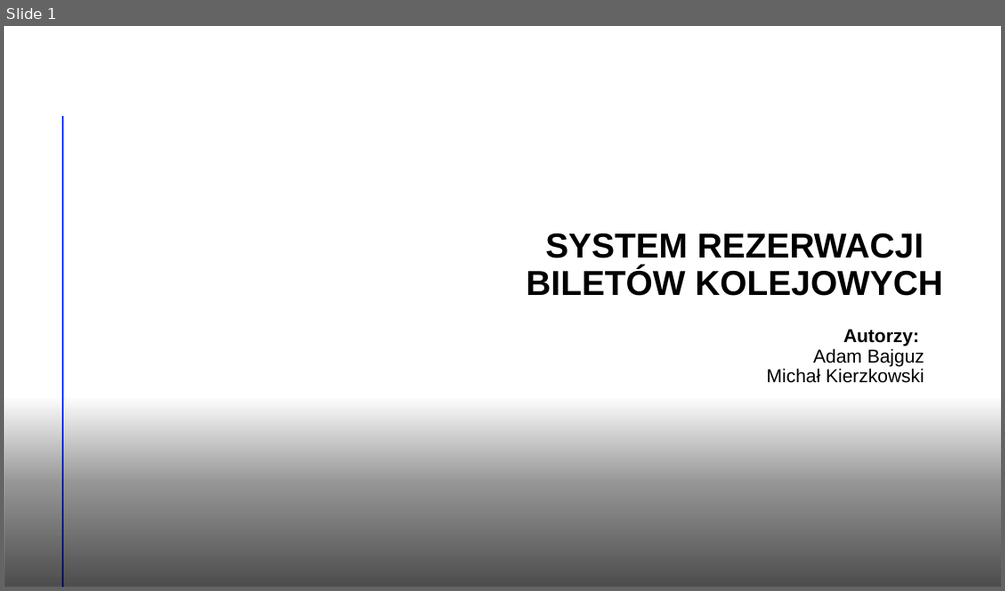
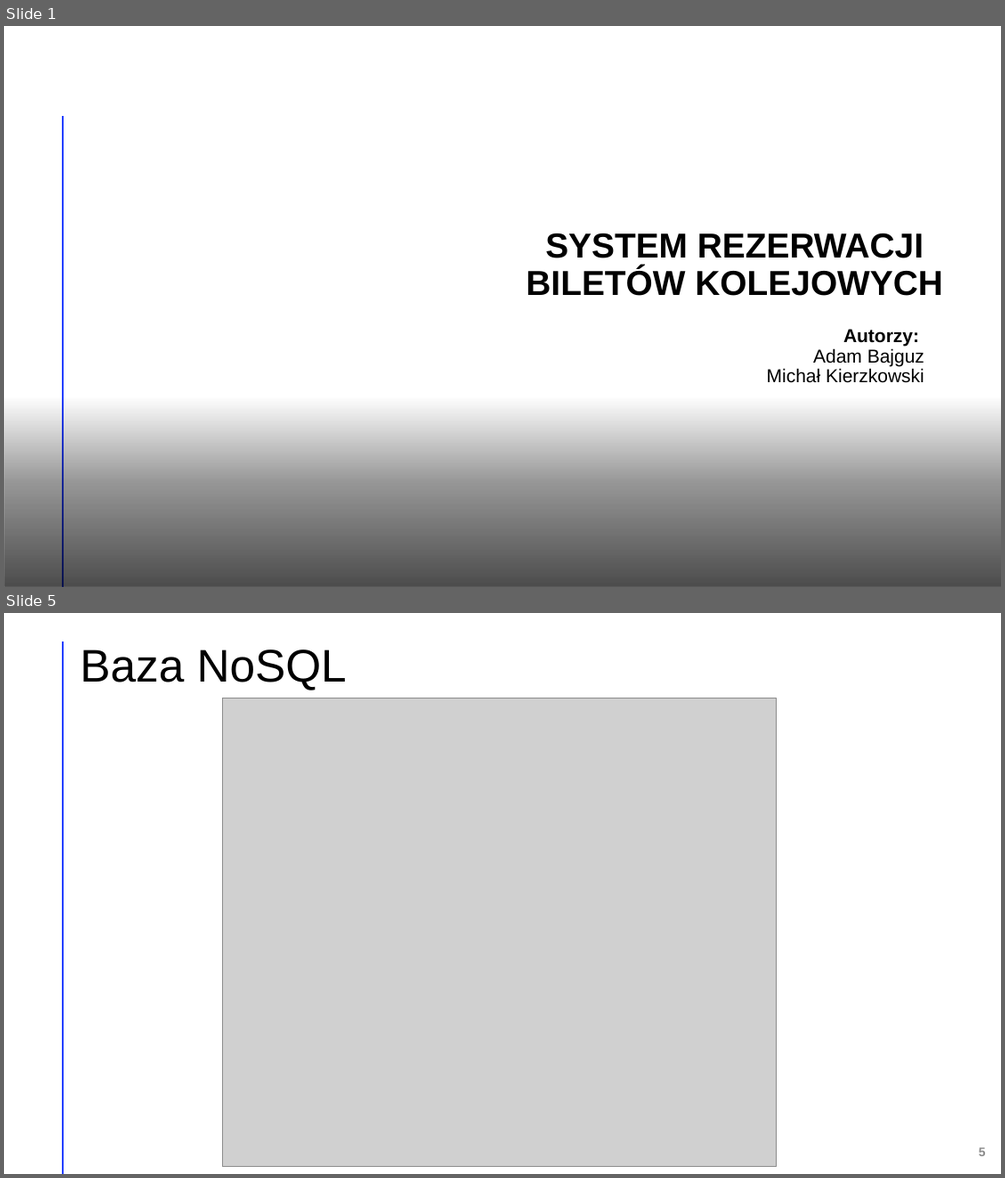
Before and after one commit to adambajguz/TrainsOnline, a slide deck: docs/Prezentacja Bajguz Kierzkowski.pptx. Shown one above the other, each under a label of ours: slide 1 before the commit, slides 1 and 5 after it; the slides between them are not shown. The pictures are 1005x591 and 1005x1178 pixels, drawn with LibreOffice and Linux fonts; fonts in the diff are those of the drawing; grey boxes stand for pictures; background and template pictures are left out. Boxes give left, top, right and bottom in pixels: in the first picture for what was removed or moved away, otherwise in the second. Text is boxed around its words. In the diff, an @@ line names an element or a change of style, - is before the commit and + after.

```diff
--- a/docs/Prezentacja Bajguz Kierzkowski.pptx
+++ b/docs/Prezentacja Bajguz Kierzkowski.pptx
@@ slide 5 added at box(4, 613, 1001, 1174), background #FFFFFF @@
@@ line added from (63, 642) to (63, 1173), #FF9022 2 pt @@
@@ title added at box(80, 649, 347, 690), 44 pt, text #000000 @@
+Baza NoSQL
@@ picture added at box(222, 698, 777, 1167) @@
@@ page number added at box(979, 1147, 986, 1156), 12 pt, text #8C8C8C, bold @@
+5
```
Also in this commit, not shown: 3 other slides added, 3 other files.
